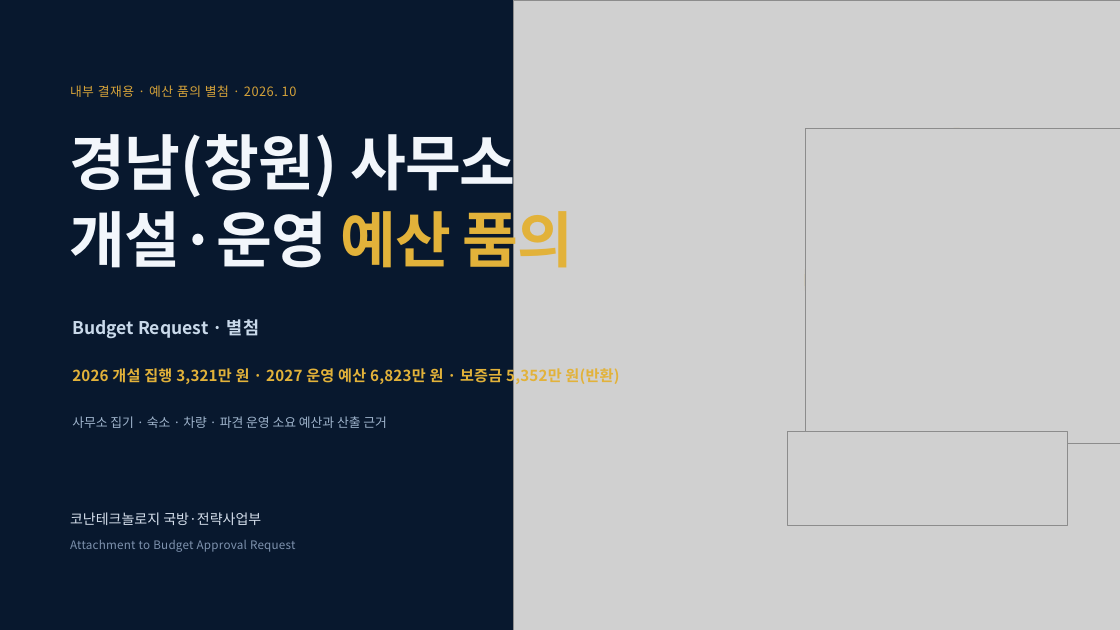
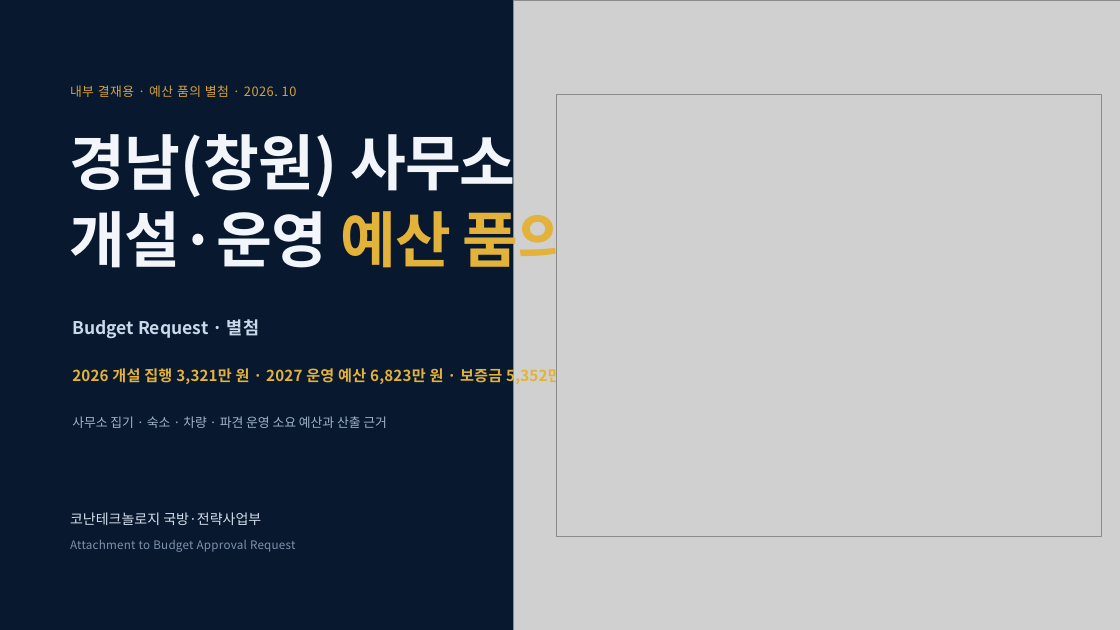
Before and after one commit to Jacob-Yeom/claude, a slide deck: slide 1 of output/changwon_budget_request_attachment.pptx. Drawn at 1120x630 pixels with LibreOffice and Linux fonts; fonts in the diff are those of the drawing; grey boxes stand for pictures; background and template pictures are left out. Boxes give left, top, right and bottom in pixels: in the first picture for what was removed or moved away, otherwise in the second. Text is boxed around its words. In the diff, an @@ line names an element or a change of style, - is before the commit and + after.

```diff
--- a/output/changwon_budget_request_attachment.pptx
+++ b/output/changwon_budget_request_attachment.pptx
@@ picture added at [557,94,1102,536] @@
@@ ellipse removed at [805,128,1109,432] @@
@@ picture removed at [805,128,1120,443] @@
@@ picture removed at [787,432,1067,525] @@
```
Also in this commit, not shown: 1 other slide changed, 2 other files.
